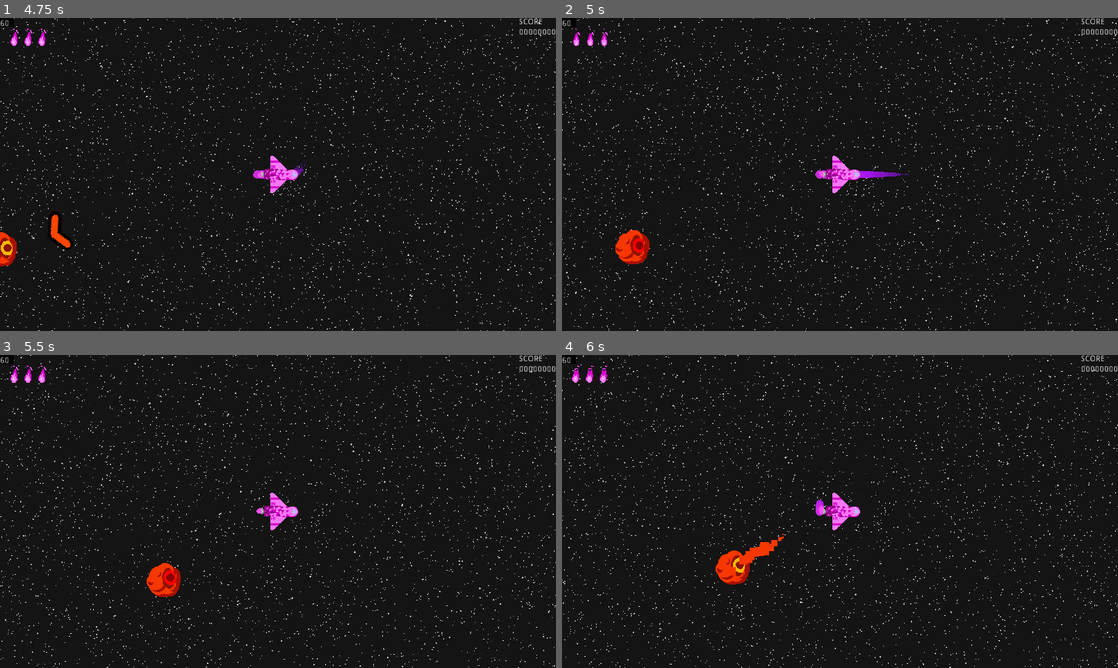
Above: before the commit, frames 1-4 (two rows, left to right).
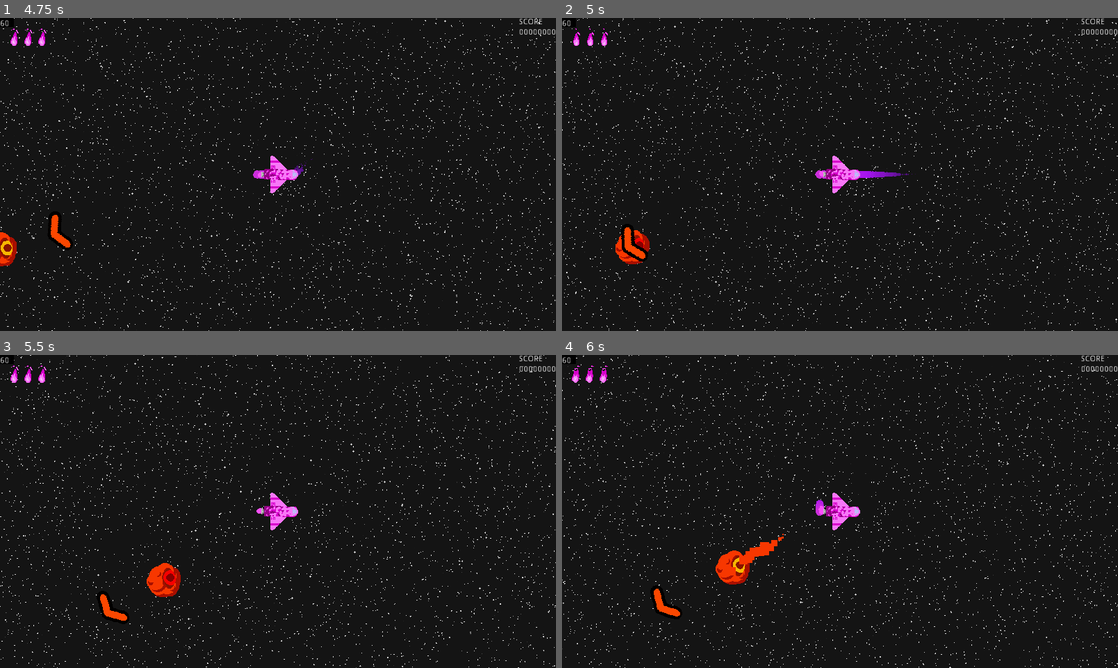
Above: after the commit, the same moments.

Repository: Jellonator/04-Space-Shooter
Game: Godot game, scene res://Gui/StartScreen.tscn
The game is run twice, just before and just after one commit, with the same random seed, the same clock (stepped at 60 frames per second) and the same inputs.
Inputs (mouse positions are in pixels of both pictures, inside the frame that each line leads up to):
- Up to frame 1 (4.75 s): click "Play Game" at 0.5 s; tap Enter at 1.25 s; move the mouse to (400, 158) at 1.27 s; press the mouse at (400, 158) at 1.28 s; hold D (move_right) 1.28-2 s; release the mouse at (400, 158) at 2 s; drag from (166, 190) to (250, 237) at 2.02 s; move the mouse to (333, 105) at 2.77 s; hold D (move_right) 2.78-3.5 s; hold Down (look_down) 2.78-3.5 s; drag from (250, 237) to (111, 127) at 3.52 s; move the mouse to (444, 221) at 4.27 s; hold A (move_left) from 4.28 s (still down); hold Right (look_right) from 4.28 s (still down)
- Up to frame 2 (5 s): keep holding A (move_left); keep holding Right (look_right)
- Up to frame 3 (5.5 s): release A (move_left) at 5 s; release Right (look_right) at 5 s; drag from (111, 464) to (194, 433) at 5.02 s
- Up to frame 4 (6 s): move the mouse to (867, 511) at 5.77 s; press the mouse at (867, 511) at 5.78 s; hold S (move_down) from 5.78 s (still down)

Frame 1 is identical in both runs. In frame 2, 0.2% of the frame differs, in the area x 10-16%, y 66-78%; in frame 3, 0.2%; in frame 4, 0.2%.

Commit message:
Locators are now hidden when an enemy is paused

Diff:
--- a/Object/Enemy/EnemySpawner.gd
+++ b/Object/Enemy/EnemySpawner.gd
@@ -22,6 +22,8 @@
 
 var t := 0.0
 
+signal killed();
+
 func _physics_process(delta):
 	t += delta * 2.0
 	var rad = (sin(t - PI*0.5) * 0.5 + 0.5) * radius
--- a/Object/Enemy/SmallBoys/SmallboyCircle.gd
+++ b/Object/Enemy/SmallBoys/SmallboyCircle.gd
@@ -9,6 +9,7 @@
 export var num_boys := 3
 var velocity := Vector2(0, 0)
 var paused := false setget set_paused, is_paused
+var kill_timer := 2.0
 
 func get_spawner_radius() -> float:
 	return 32.0
@@ -20,6 +21,8 @@
 
 func is_paused() -> bool:
 	return paused
+
+signal killed();
 
 var boys := []
 var t := 0.0
@@ -36,7 +39,9 @@
 func _physics_process(delta):
 	var n := boys.size()
 	if n == 0:
-		queue_free()
+		kill_timer -= delta
+		if kill_timer < 0.0:
+			queue_free()
 		return
 	if paused:
 		return
@@ -65,3 +70,5 @@
 
 func _on_boy_killed(boy):
 	boys.erase(boy)
+	if boys.size() == 0:
+		self.paused = true
--- a/World/EnemyLocator.gd
+++ b/Object/Player/EnemyLocator.gd
@@ -34,6 +34,7 @@
 		epos -= center
 		epos.x /= 960/540.0
 		var rot := epos.angle()
+		locator.visible = not enemy.is_paused()
 		locator.rotation = rot + 1.5 * PI/2
 		locator.position = Vector2(DRAW_RADIUS, 0).rotated(rot)
 		locator.position.x *= 960.0/540.0
--- a/Object/Player/Player.tscn
+++ b/Object/Player/Player.tscn
@@ -4,8 +4,8 @@
 [ext_resource path="res://Object/Player/PurpleFlame.png" type="Texture" id=2]
 [ext_resource path="res://Object/Player/bigsmoke.png" type="Texture" id=3]
 [ext_resource path="res://Object/Player/lilsmoke.png" type="Texture" id=4]
-[ext_resource path="res://World/EnemyLocator.gd" type="Script" id=5]
-[ext_resource path="res://World/Pause.gd" type="Script" id=6]
+[ext_resource path="res://Object/Player/EnemyLocator.gd" type="Script" id=5]
+[ext_resource path="res://Object/Player/Pause.gd" type="Script" id=6]
 [ext_resource path="res://Gui/GameConfig.tscn" type="PackedScene" id=7]
 [ext_resource path="res://Sounds/sfx_sounds_pause2_in.wav" type="AudioStream" id=8]
 [ext_resource path="res://Sounds/sfx_sounds_pause2_out.wav" type="AudioStream" id=9]
--- a/World/Game.gd
+++ b/World/Game.gd
@@ -7,12 +7,16 @@
 var ordered_waves := [
 	[enemy_eye],
 	[enemy_boycircle],
-	[enemy_eye, enemy_boycircle]
-]
-var rand_waves := [
+	[enemy_eye, enemy_boycircle],
 	[enemy_eye, enemy_eye, enemy_eye],
 	[enemy_eye, enemy_eye, enemy_boycircle],
 	[enemy_eye, enemy_boycircle, enemy_boycircle],
+]
+var rand_waves := [
+	[enemy_eye, enemy_eye, enemy_eye, enemy_eye, enemy_boycircle],
+	[enemy_eye, enemy_eye, enemy_eye, enemy_boycircle, enemy_boycircle],
+	[enemy_eye, enemy_eye, enemy_boycircle, enemy_boycircle, enemy_boycircle],
+	[enemy_eye, enemy_boycircle, enemy_boycircle, enemy_boycircle, enemy_boycircle],
 ]
 var current_wave := 0
 
Renamed: World/Pause.gd -> Object/Player/Pause.gd
